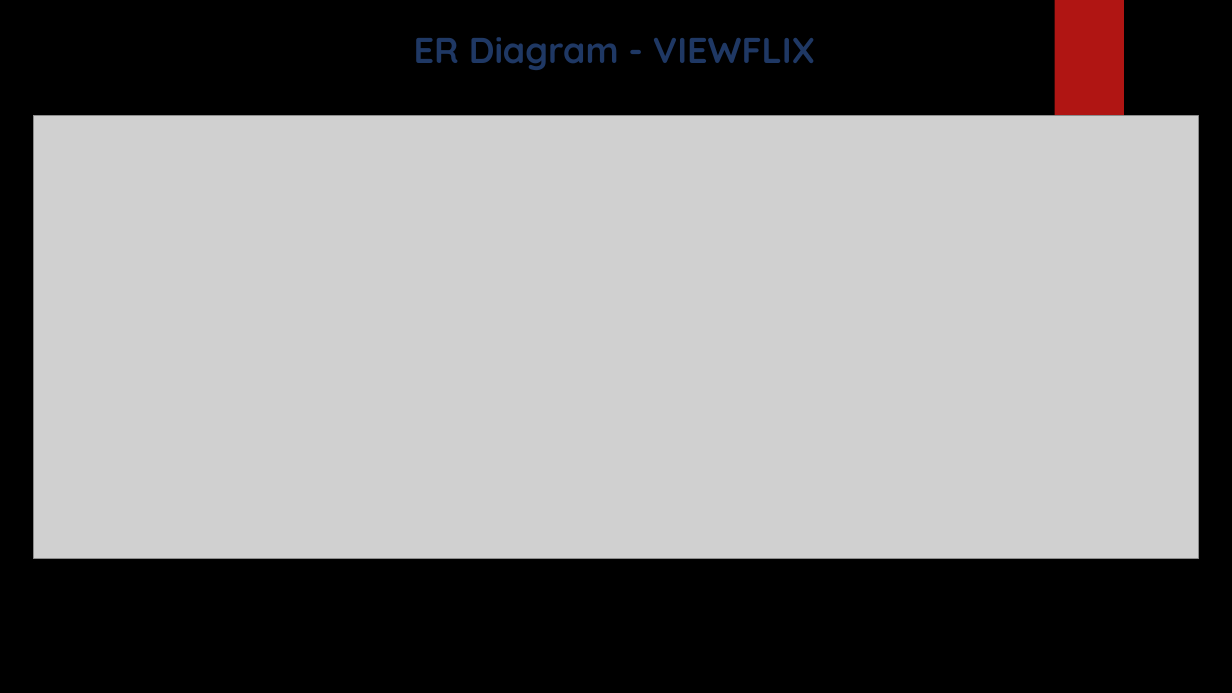
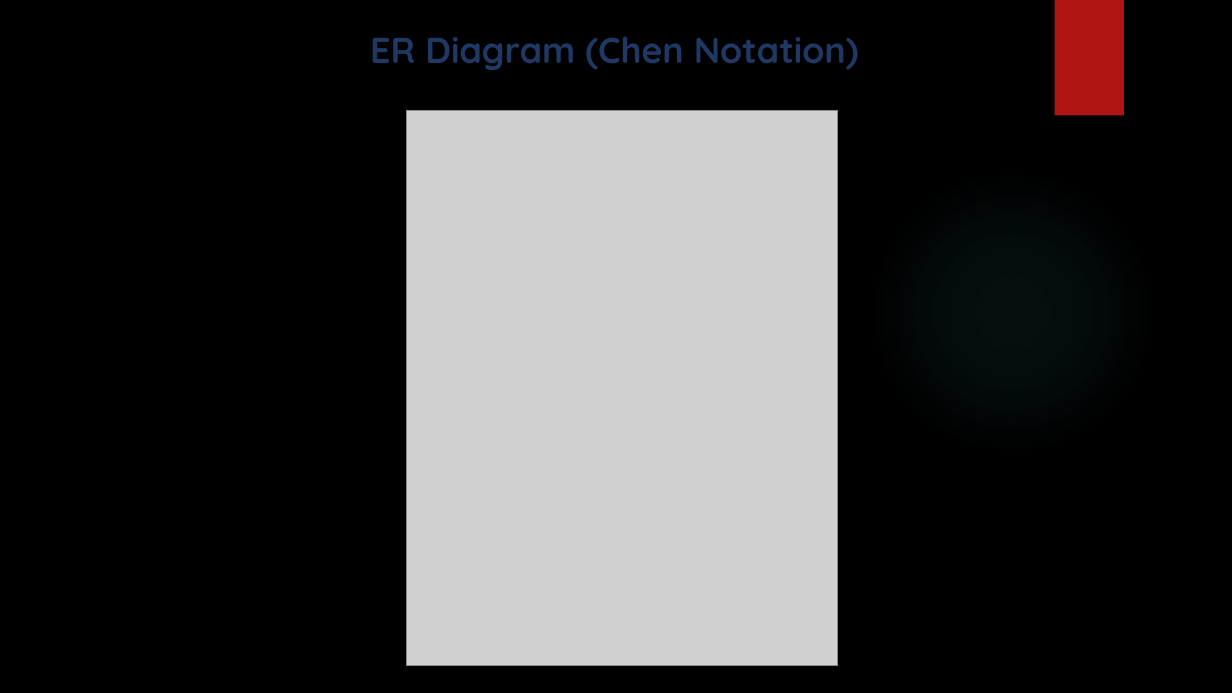
Before and after one commit to krcgoktug/viewflix-database, a slide deck: slide 5 of VIEWFLIX_Presentation.pptx. Drawn at 1232x693 pixels with LibreOffice and Linux fonts; fonts in the diff are those of the drawing; grey boxes stand for pictures; background and template pictures are left out. Boxes give left, top, right and bottom in pixels: in the first picture for what was removed or moved away, otherwise in the second. Text is boxed around its words. In the diff, an @@ line names an element or a change of style, - is before the commit and + after.

Commit message:
Use approved Chen ER diagram in report+presentation; expand report to detailed 4 pages; drop box-style ER

```diff
--- a/VIEWFLIX_Presentation.pptx
+++ b/VIEWFLIX_Presentation.pptx
@@ text at (x1=370, y1=36, x2=859, y2=70): text changed @@
-ER Diagram - VIEWFLIX
+ER Diagram (Chen Notation)
@@ picture resized from (x1=34, y1=116, x2=1199, y2=559) to (x1=407, y1=111, x2=837, y2=665) @@
@@ ellipse added at (x1=870, y1=169, x2=1154, y2=454), fill gradient #50B9C1 @@
```
Also in this commit, not shown: 5 other files.
